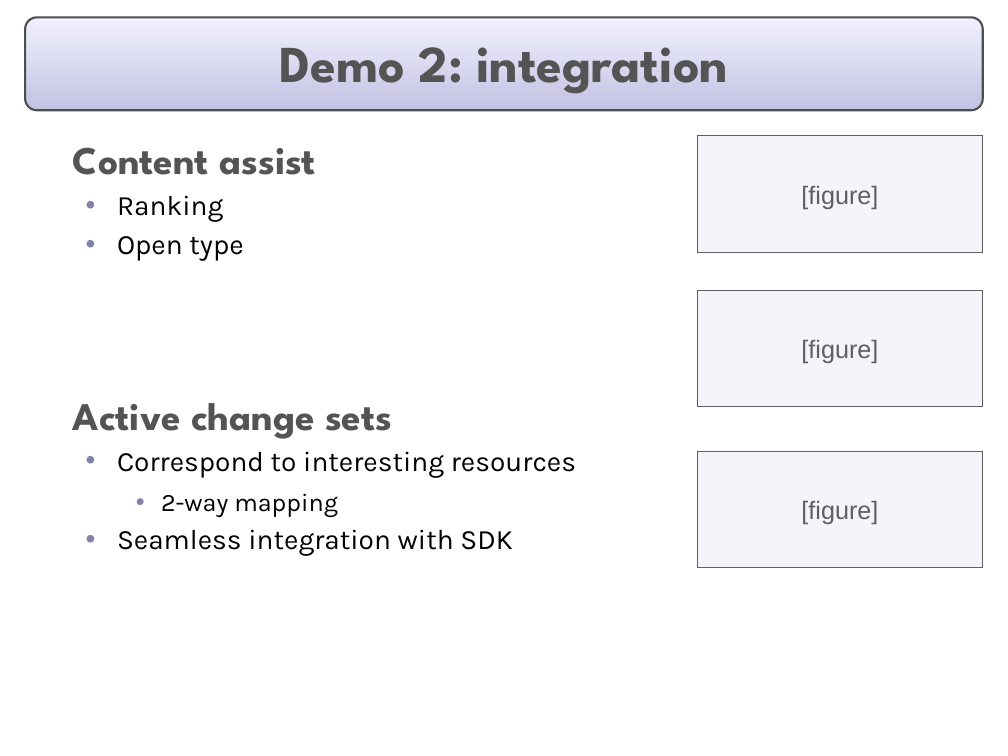
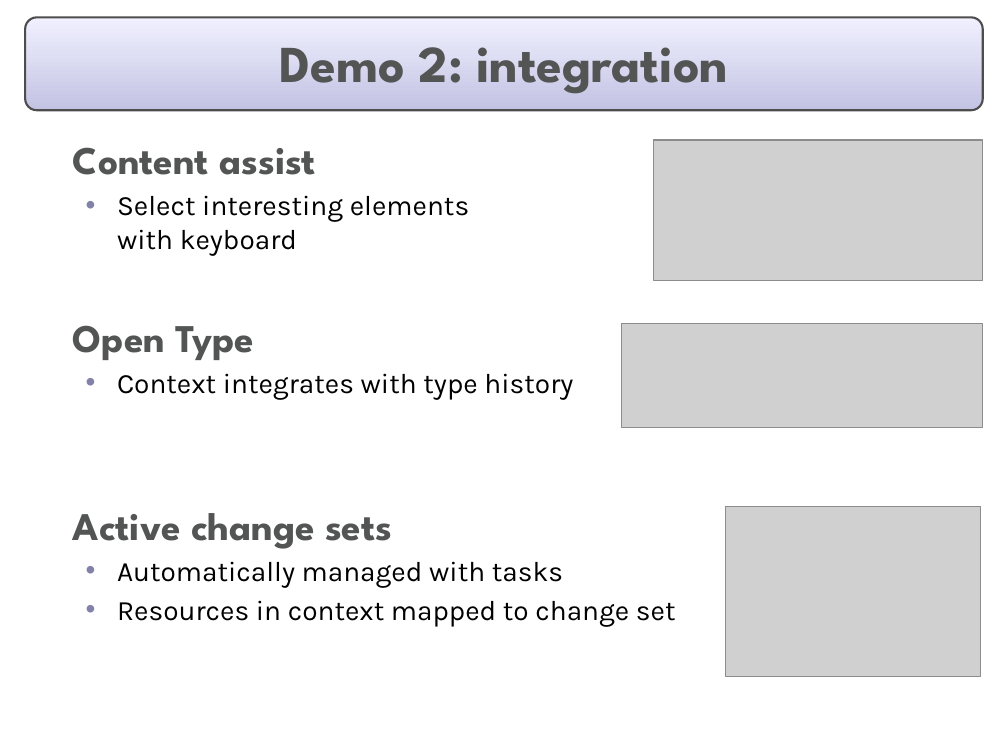
Before and after one commit to eclipse-mylyn/mylyn-website, a slide deck: slide 6 of publications/2006-03-mylar-eclipsecon.ppt. Drawn at 1008x756 pixels with LibreOffice and Linux fonts; fonts in the diff are those of the drawing; grey boxes stand for pictures. Boxes give left, top, right and bottom in pixels: in the first picture for what was removed or moved away, otherwise in the second. Text is boxed around its words. In the diff, an @@ line names an element or a change of style, - is before the commit and + after.

```diff
--- a/publications/2006-03-mylar-eclipsecon.ppt
+++ b/publications/2006-03-mylar-eclipsecon.ppt
@@ picture added at (654,140,983,281) @@
@@ rectangle removed at (698,136,983,253) @@
-[figure]
@@ text at (73,196,573,400): text changed @@
-  • Ranking
-  • Open type
+  • Select interesting elements
+    with keyboard
+  Open Type
+  • Context integrates with type history
@@ rectangle removed at (698,290,983,407) @@
-[figure]
@@ picture added at (622,323,983,427) @@
@@ rectangle removed at (698,452,983,569) @@
-[figure]
@@ picture added at (726,507,981,676) @@
@@ text at (117,561,676,627): text changed @@
-  • Correspond to interesting resources
-    • 2-way mapping
-  • Seamless integration with SDK
+  • Automatically managed with tasks
+  • Resources in context mapped to change set
```
Also in this commit, not shown: 14 other slides changed.
